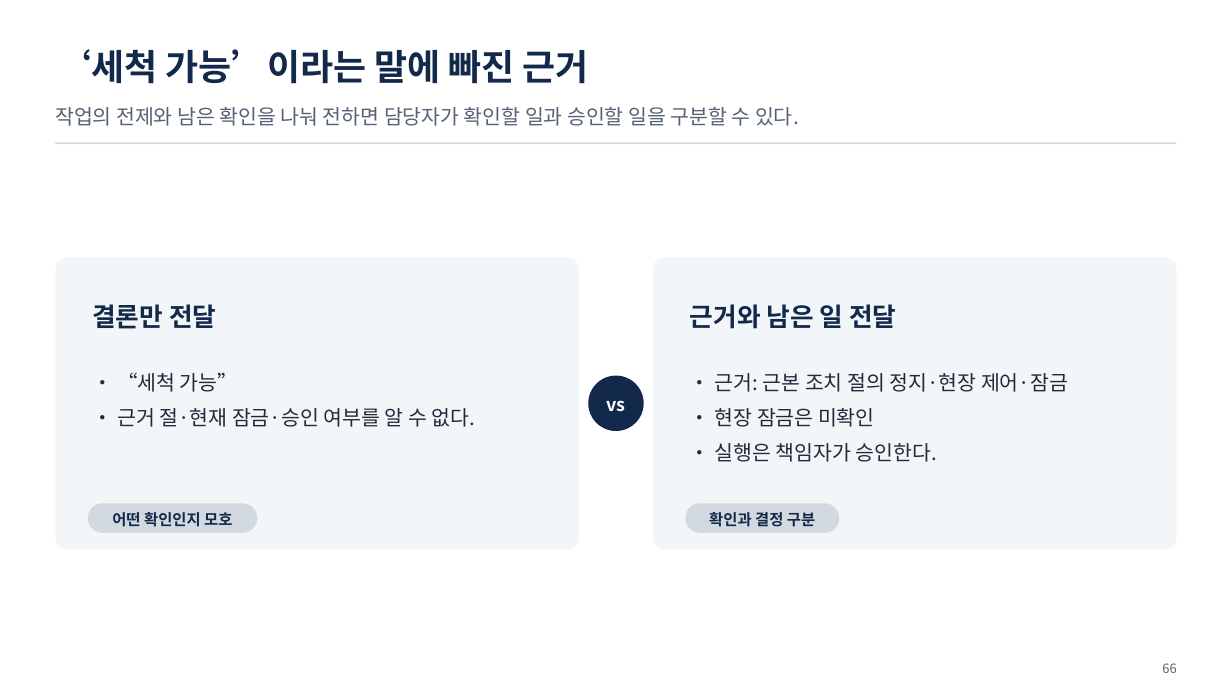
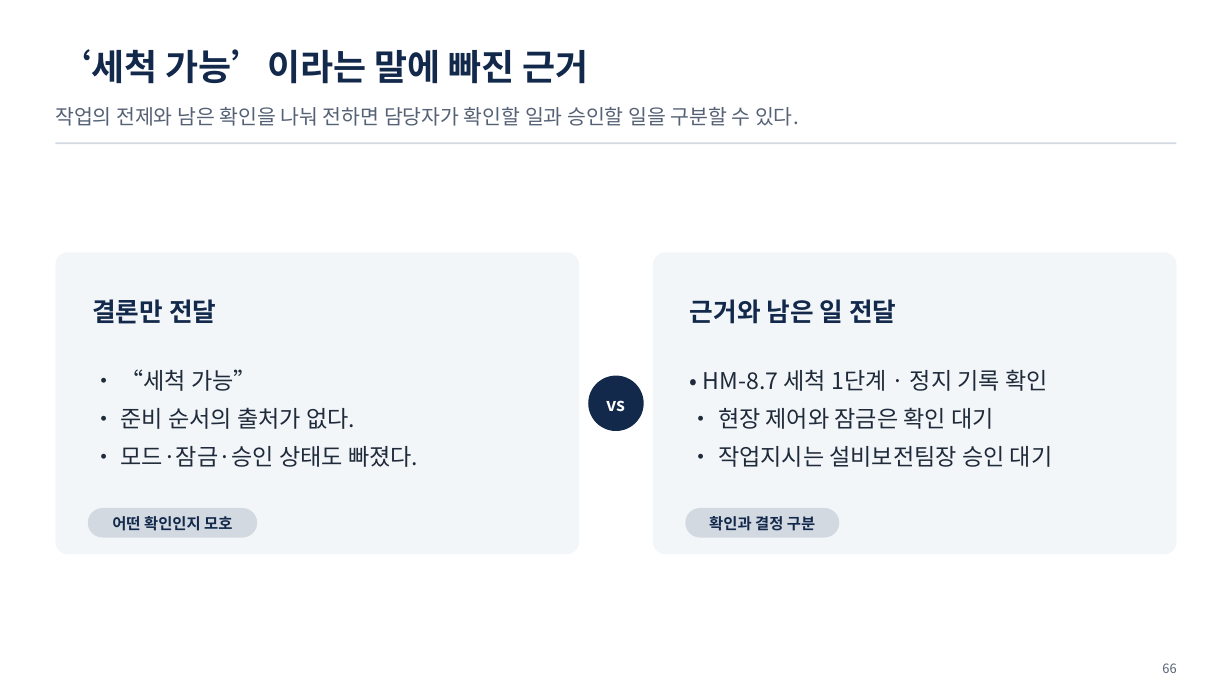
Before and after one commit to uengine-oss/hyd-iot-edu, a slide deck: slide 66 of workspace/강의제작/산출물/통합반/이론/04회차/통합반_04일차.pptx. Drawn at 1232x693 pixels with LibreOffice and Linux fonts; fonts in the diff are those of the drawing. Boxes give left, top, right and bottom in pixels: in the first picture for what was removed or moved away, otherwise in the second. Text is boxed around its words. In the diff, an @@ line names an element or a change of style, - is before the commit and + after.

Commit message:
통합반 4회차 56~66장 원문·조회 경계와 현장 승인 설명을 고치고 실제 렌더·낭독을 검증한다

```diff
--- a/workspace/강의제작/산출물/통합반/이론/04회차/통합반_04일차.pptx
+++ b/workspace/강의제작/산출물/통합반/이론/04회차/통합반_04일차.pptx
@@ rounded rectangle: place and size @@
-rounded rectangle at (55,257,579,549)
+rounded rectangle at (55,252,579,555)
@@ rounded rectangle: place and size @@
-rounded rectangle at (653,257,1177,549)
+rounded rectangle at (653,252,1177,555)
@@ text "결론만 전달": place and size @@
-text "결론만 전달" at (92,304,216,329)
+text "결론만 전달" at (92,299,216,324)
@@ text "근거와 남은 일 전달": place and size @@
-text "근거와 남은 일 전달" at (690,304,896,329)
+text "근거와 남은 일 전달" at (690,299,896,324)
@@ text at (121,369,257,391): size 16 to 18 pt in "• “세척 가능”"; indent changed @@
@@ text at (703,369,1053,467): text changed; size 16 to 18 pt @@
-• 근거: 근본 조치 절의 정지·현장 제어·잠금
-• 현장 잠금은 미확인
-• 실행은 책임자가 승인한다.
+• HM-8.7 세척 1단계 · 정지 기록 확인
+• 현장 제어와 잠금은 확인 대기
+• 작업지시는 설비보전팀장 승인 대기
@@ text at (121,407,418,467): text changed; size 16 to 18 pt @@
-• 근거 절·현재 잠금·승인 여부를 알 수 없다.
+• 준비 순서의 출처가 없다.
+• 모드·잠금·승인 상태도 빠졌다.
@@ 2 texts, 2 rounded rectangles: place and size @@
-2 texts, 2 rounded rectangles at (88,504,840,533)
+2 texts, 2 rounded rectangles at (88,508,840,538)
```
Also in this commit, not shown: 10 other slides changed, 29 other files.
